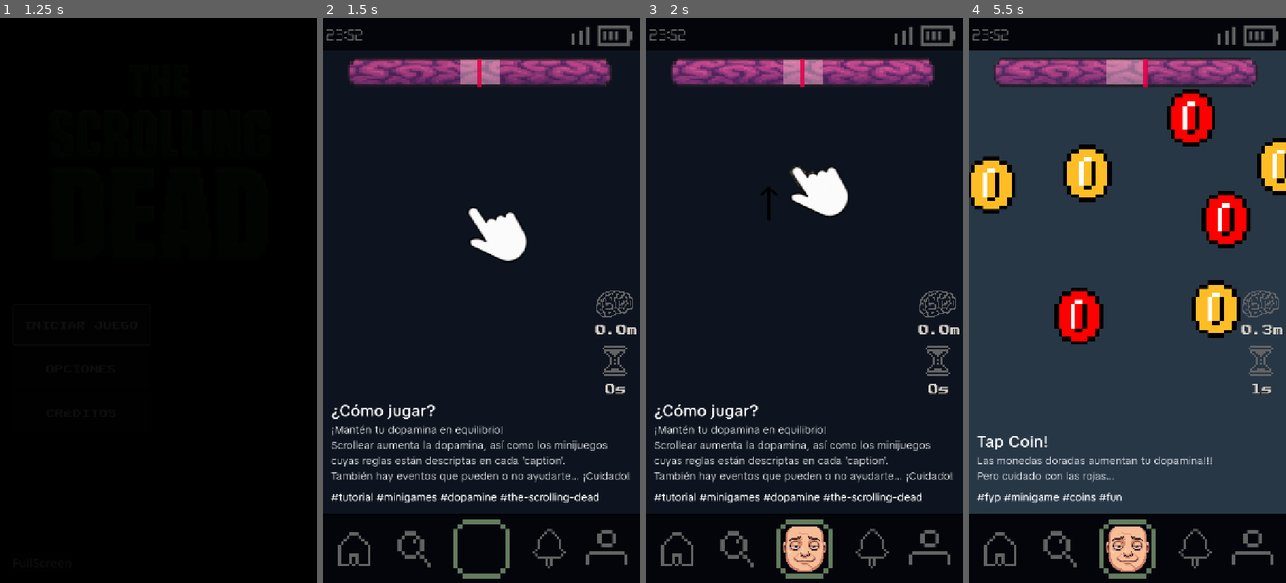
Above: before the commit, frames 1-4 (left to right).
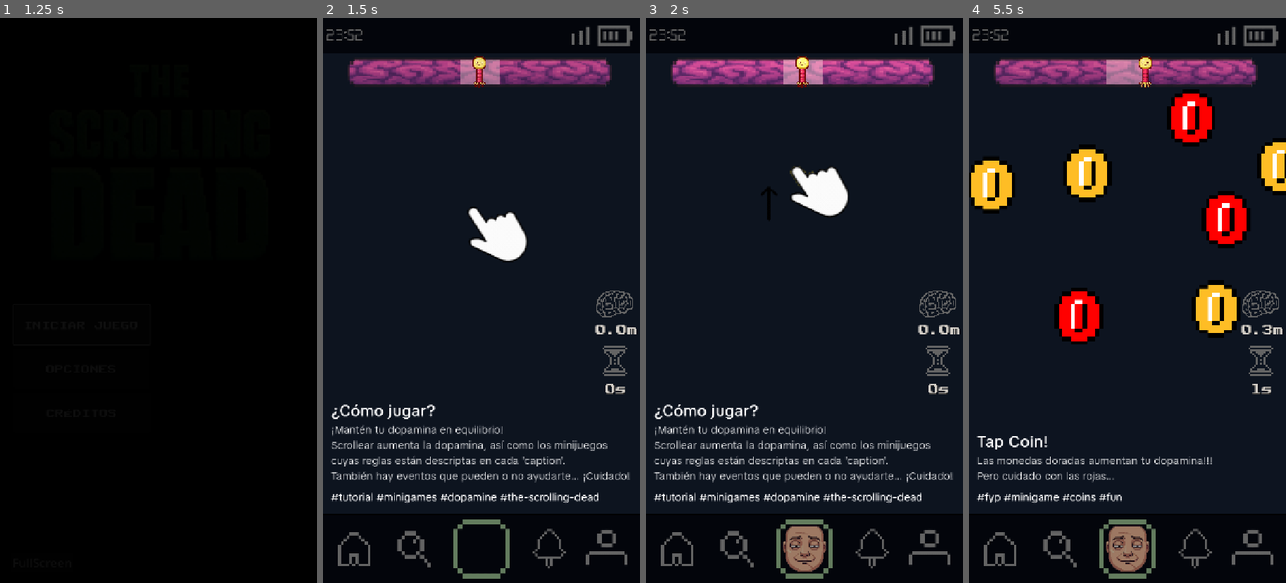
Above: after the commit, the same moments.

Repository: dddaavo/ipv-final-boss-the-scrolling-dead
Game: Godot game, scene res://src/main.tscn
The game is run twice, just before and just after one commit, with the same random seed, the same clock (stepped at 60 frames per second) and the same inputs. Video files are missing from this copy of the repository; at most half a second of black plays in their place. Sound files missing from this copy of the repository are replaced by a short silence.
Inputs (mouse positions are in pixels of both pictures, inside the frame that each line leads up to):
- Up to frame 1 (1.25 s): click "INICIAR JUEGO" at 0.5 s
- Up to frame 2 (1.5 s): click "INICIAR JUEGO" at 1.25 s
- Up to frame 3 (2 s): no input
- Up to frame 4 (5.5 s): move the mouse to (1197, 272) at 2.02 s; click (1197, 272) at 2.17 s; drag from (1064, 328) to (1111, 413) at 2.77 s; move the mouse to (1159, 176) at 3.52 s; click (1159, 176) at 3.67 s; drag from (1111, 413) to (1032, 215) at 4.27 s; tap Enter at 5 s; drag from (1190, 582) to (1143, 300) at 5.02 s

Frame 1 is identical in both runs. In frame 2, 0.2% of the frame differs, in the area x 47-52%, y 6-13%; in frame 3, 1.1%; in frame 4, 69%, in the area x 0-100%, y 5-98%.

Commit message:
Fix Sprite2D de UserStatus congelado tras retry + neuronIndicator nuevo

Diff:
--- a/the-scrolling-dead/src/core/slider_main_scene.tscn
+++ b/the-scrolling-dead/src/core/slider_main_scene.tscn
@@ -218,6 +218,8 @@
 "speed": 46.0
 }]
 
+[sub_resource type="Theme" id="Theme_1lfd4"]
+
 [node name="SliderMainScene" type="Control"]
 clip_contents = true
 layout_mode = 3
@@ -379,6 +381,19 @@
 grow_vertical = 2
 script = ExtResource("58_ehk5b")
 
+[node name="ColorRect" type="ColorRect" parent="ScreensSlider/Pages/GuessEmoji"]
+layout_mode = 1
+anchors_preset = 15
+anchor_right = 1.0
+anchor_bottom = 1.0
+offset_right = 4500.0
+offset_bottom = 4500.0
+grow_horizontal = 2
+grow_vertical = 2
+mouse_filter = 2
+theme = SubResource("Theme_1lfd4")
+color = Color(0.050980393, 0.078431375, 0.1254902, 1)
+
 [node name="LabelQuestion" type="Label" parent="ScreensSlider/Pages/GuessEmoji"]
 layout_mode = 1
 anchors_preset = 5
--- a/the-scrolling-dead/src/game.gd
+++ b/the-scrolling-dead/src/game.gd
@@ -5,7 +5,6 @@
 @onready var slider_main_scene = $SliderMainScene
 @onready var game_over_video: VideoStreamPlayer = $GameOverVideo
 
-signal game_over_triggered
 signal retry_triggered
 
 var game_started: bool = false
--- a/the-scrolling-dead/src/game.tscn
+++ b/the-scrolling-dead/src/game.tscn
@@ -20,6 +20,7 @@
 layer = 10
 
 [node name="CollapseContainer" type="Node2D" parent="CollapseLayer"]
+z_index = 1000
 
 [node name="TestScreen" parent="." instance=ExtResource("2_dlhd6")]
 visible = false
@@ -37,6 +38,9 @@
 offset_top = 89.0
 offset_right = 296.0
 offset_bottom = 153.0
+
+[node name="MarcoCelular" parent="." instance=ExtResource("8_5q0ih")]
+layer = 0
 
 [node name="SliderMainScene" parent="." instance=ExtResource("5_0rf6s")]
 z_index = -1
@@ -83,6 +87,8 @@
 [node name="GameOverVideo" type="VideoStreamPlayer" parent="."]
 visible = false
 top_level = true
+z_index = 100
+z_as_relative = false
 anchors_preset = 8
 anchor_left = 0.5
 anchor_top = 0.5
@@ -140,8 +146,5 @@
 visible = false
 z_index = 100
 
-[node name="MarcoCelular" parent="." instance=ExtResource("8_5q0ih")]
-layer = -2
-
 [connection signal="finished" from="GameOverVideo" to="." method="_on_game_over_video_finished"]
 [connection signal="finished" from="Top3Video" to="." method="_on_top3_video_finished"]
--- a/the-scrolling-dead/src/minigames/coinstap/minigame.tscn
+++ b/the-scrolling-dead/src/minigames/coinstap/minigame.tscn
@@ -28,4 +28,4 @@
 grow_vertical = 2
 mouse_filter = 2
 theme = SubResource("Theme_6at07")
-color = Color(0.15294118, 0.21568628, 0.27450982, 1)
+color = Color(0.050980393, 0.078431375, 0.1254902, 1)
--- a/the-scrolling-dead/src/ui/DopamineBar.gd
+++ b/the-scrolling-dead/src/ui/DopamineBar.gd
@@ -1,13 +1,18 @@
 # DopamineBar.gd
 extends TextureRect
 
-@onready var indicator: Control = $Indicator
+@onready var indicator: Sprite2D = $IndicatorSprite
 @onready var target_zone: Control = $Target
+@onready var sprite: Sprite2D = $BrainBarSprite
 
 var bar_width: float = 0.0
 var center_position: float = 0.0
 
+var extra_tween: Tween
+var pump_tween: Tween
+
 func _ready():
+	brightEffect()
 	# Force initial update después de que el layout esté resuelto
 	_update_bar_dimensions()
 	_update_target_size()
@@ -70,5 +75,93 @@
 	var pixel_offset = normalized_value * (bar_width * 0.5)
 
 	# Indicador centrado con su ancho en cuenta
-	var new_x = center_position + pixel_offset - (indicator.size.x * 0.5)
-	indicator.position.x = clamp(new_x, 0.0 - indicator.size.x, bar_width - 0.0)
+	var new_x = center_position + pixel_offset - (indicator.scale.x * 0.5)
+	indicator.position.x = clamp(new_x, 0.0 - indicator.scale.x, bar_width - 0.0)
+
+	#  NUEVAS ANIMACIONES SEGÚN LA POSICIÓN DEL INDICATOR
+
+	var indicator_left = indicator.global_position.x
+	var target_left = target_zone.global_position.x
+	var target_right = target_left + target_zone.size.x
+
+	var current_color := sprite.modulate
+
+	# 1) INDICATOR POR DEBAJO (IZQUIERDA)
+	if indicator_left < target_left:
+		_apply_low_dopa_effect()
+		return
+
+	# 2) INDICATOR POR ENCIMA (DERECHA)
+	if indicator_left > target_right:
+		_apply_high_dopa_effect()
+		return
+
+	# 3) DENTRO DEL RANGO (reset)
+	_reset_sprite_state()
+
+
+func brightEffect():
+	var tween := sprite.create_tween()
+	tween.set_loops()
+
+	var base_scale = scale
+	var base_modulate = modulate
+
+	# Efecto de brillo
+	tween.parallel().tween_property(self, "modulate", Color(1.10, 1.1, 1.1), 0.75)
+
+	tween.tween_property(self, "scale", base_scale, 0.22)\
+		.set_trans(Tween.TRANS_SINE).set_ease(Tween.EASE_IN_OUT)
+	tween.parallel().tween_property(self, "modulate", base_modulate, 0.22)
+
+func _apply_low_dopa_effect():
+	# Cancelar animaciones previas
+	if extra_tween:
+		extra_tween.kill()
+	if pump_tween:
+		pump_tween.kill()
+
+	extra_tween = create_tween()
+
+	# Gris progresivo
+	extra_tween.tween_property(
+		sprite, "modulate", Color(0.4, 0.4, 0.4), 0.3
+	)
+
+	# Efecto “agrietado”: micro temblor visual
+	extra_tween.parallel().tween_property(
+		sprite, "scale", Vector2(0.95, 1.02), 0.15
+	).set_trans(Tween.TRANS_SINE)
+
+
+func _apply_high_dopa_effect():
+	# cancelar animaciones previas
+	if extra_tween:
+		extra_tween.kill()
+
+	extra_tween = create_tween()
+
+	# Verde progresivo
+	extra_tween.tween_property(
+		sprite, "modulate", Color(0.5, 1.0, 0.5), 0.3
+	)
+
+	# Bombeo continuo
+	if pump_tween == null or !pump_tween.is_running():
+		pump_tween = sprite.create_tween()
+		pump_tween.set_loops()
+		pump_tween.tween_property(sprite, "scale", Vector2(1.08, 1.08), 0.25)\
+			.set_trans(Tween.TRANS_SINE).set_ease(Tween.EASE_IN_OUT)
+		pump_tween.tween_property(sprite, "scale", Vector2(1.0, 1.0), 0.25)\
+			.set_trans(Tween.TRANS_SINE).set_ease(Tween.EASE_IN_OUT)
+
+
+func _reset_sprite_state():
+	if extra_tween:
+		extra_tween.kill()
+	if pump_tween:
+		pump_tween.kill()
+
+	var t = create_tween()
+	t.tween_property(sprite, "modulate", Color(1, 1, 1), 0.25)
+	t.parallel().tween_property(sprite, "scale", Vector2(1, 1), 0.25)
--- a/the-scrolling-dead/src/ui/DopamineBar.tscn
+++ b/the-scrolling-dead/src/ui/DopamineBar.tscn
@@ -2,7 +2,7 @@
 
 [ext_resource type="Texture2D" uid="uid://b0v7pkywj35dv" path="res://assets/DopaBarBrain.png" id="2_87man"]
 [ext_resource type="Script" uid="uid://fsnrrx331gp4" path="res://src/ui/DopamineBar.gd" id="2_qfo0y"]
-[ext_resource type="Script" uid="uid://noewog81yl53" path="res://src/ui/brain_bar_sprite.gd" id="3_87man"]
+[ext_resource type="Texture2D" uid="uid://c0xsbh44ljq4" path="res://assets/screenUI/neuronIndicator.png" id="3_87man"]
 
 [node name="DopamineBar" type="TextureRect"]
 anchors_preset = 5
@@ -17,7 +17,6 @@
 [node name="BrainBarSprite" type="Sprite2D" parent="."]
 position = Vector2(300, 34)
 texture = ExtResource("2_87man")
-script = ExtResource("3_87man")
 
 [node name="Target" type="ColorRect" parent="."]
 layout_mode = 1
@@ -31,14 +30,8 @@
 grow_horizontal = 2
 color = Color(0.9178626, 0.75089973, 0.78312415, 0.50980395)
 
-[node name="Indicator" type="ColorRect" parent="."]
-layout_mode = 1
-anchors_preset = 5
-anchor_left = 0.5
-anchor_right = 0.5
-offset_left = -5.0
-offset_top = 2.0
-offset_right = 5.0
-offset_bottom = 66.0
-grow_horizontal = 2
-color = Color(0.8856463, 0.00012836471, 0.27743065, 1)
+[node name="IndicatorSprite" type="Sprite2D" parent="."]
+texture_filter = 3
+position = Vector2(295, 31)
+scale = Vector2(0.2, 0.2)
+texture = ExtResource("3_87man")
--- a/the-scrolling-dead/src/ui/MarcoCelular.tscn
+++ b/the-scrolling-dead/src/ui/MarcoCelular.tscn
@@ -19,7 +19,7 @@
 script/source = "extends Sprite2D
 
 @export var frames: Array[Texture2D] = []
-@export var fade_time := 0.25
+@export var fade_time := 0.15
 
 var current_frame_index := -1
 
@@ -28,11 +28,22 @@
 var collapse_active := false
 signal collapse_triggered(type: String) # \"low\" o \"high\"
 
+# PARA RETRY
 var original_parent: Node = null
 var original_position: Vector2
 var original_scale: Vector2
+var original_global_position: Vector2
+var original_global_scale: Vector2
+
 
 func _ready():
+	original_parent = get_parent()
+	original_position = position
+	original_scale = scale
+
+	original_global_position = global_position
+	original_global_scale = global_scale
+
 	_update_mood()
 	DopamineManager.value_changed.connect(_update_mood)
 
@@ -111,22 +122,28 @@
 
 	# --- Volver al parent original ---
 	if original_parent and get_parent() != original_parent:
+		var gp = global_position
+		var gs = global_scale
+
 		get_parent().remove_child(self)
 		original_parent.add_child(self)
 
-	# Restaurar posición/escala original
-	scale = original_scale
-	position = original_position
-
-	modulate.a = 1.0
-
-	# Reset blur
-	if original_parent:
-		var blur_rect = original_parent.get_parent().get_node(\"BlurOverlay\")
-		blur_rect.modulate.a = 0.0
+		# Mantener posicion global al reinsertar
+		global_position = gp
+		global_scale = gs
+
+	# Restaurar transformaciones originales
+	global_position = original_global_position
+	global_scale = original_global_scale
+
+	modulate = Color.WHITE
+
+	# Reset blur - TODO FIX
+	#if original_parent:
+	#	var blur_rect = original_parent.get_parent().get_node(\"BlurOverlay\")
+	#	blur_rect.modulate.a = 0.0
 
 	_update_mood()
-
 
 
 func _trigger_extreme(kind: String, frame_index: int):
@@ -160,19 +177,10 @@
 layer = 1000
 
 [node name="BlurOverlay" type="ColorRect" parent="."]
+visible = false
 material = SubResource("CanvasItemMaterial_l4ppv")
 offset_right = 40.0
 offset_bottom = 40.0
-color = Color(0, 0, 0, 1)
-
-[node name="Background" type="ColorRect" parent="."]
-top_level = true
-anchors_preset = 15
-anchor_right = 1.0
-anchor_bottom = 1.0
-grow_horizontal = 2
-grow_vertical = 2
-size_flags_horizontal = 4
 color = Color(0, 0, 0, 1)
 
 [node name="Header" type="TextureRect" parent="."]
@@ -207,9 +215,11 @@
 glitch_textures = Array[Texture2D]([ExtResource("6_jduka")])
 
 [node name="UserStatus" type="Sprite2D" parent="FooterControl"]
+modulate = Color(1, 1, 1, 0.49803922)
+self_modulate = Color(1, 1, 1, 0.627451)
 z_index = 100
 z_as_relative = false
-position = Vector2(360, 1204)
-scale = Vector2(0.40027782, 0.3959458)
+position = Vector2(360, 1203)
+scale = Vector2(0.4, 0.4)
 script = SubResource("GDScript_fsa14")
 frames = Array[Texture2D]([ExtResource("1_o0a6g"), ExtResource("2_es6h6"), ExtResource("3_xp516"), ExtResource("4_l4ppv"), ExtResource("5_kiqj7"), ExtResource("6_qn86x"), ExtResource("7_jduka")])
--- a/the-scrolling-dead/src/ui/brain_bar_sprite.gd
+++ /dev/null
@@ -1,18 +0,0 @@
-extends Sprite2D
-
-func _ready():
-	brightEffect()
-
-func brightEffect():
-	var tween := create_tween()
-	tween.set_loops()
-
-	var base_scale = scale
-	var base_modulate = modulate
-
-	# Efecto de brillo
-	tween.parallel().tween_property(self, "modulate", Color(1.10, 1.1, 1.1), 0.75)
-
-	tween.tween_property(self, "scale", base_scale, 0.22)\
-		.set_trans(Tween.TRANS_SINE).set_ease(Tween.EASE_IN_OUT)
-	tween.parallel().tween_property(self, "modulate", base_modulate, 0.22)
Binary file added: the-scrolling-dead/assets/screenUI/neuronIndicator.png
Not shown, added: the-scrolling-dead/assets/screenUI/neuronIndicator.png.import
Not shown: 1 places in the-scrolling-dead/src/core/slider_main_scene.tscn that only renumber resources
Not shown, removed: the-scrolling-dead/src/ui/brain_bar_sprite.gd.uid
